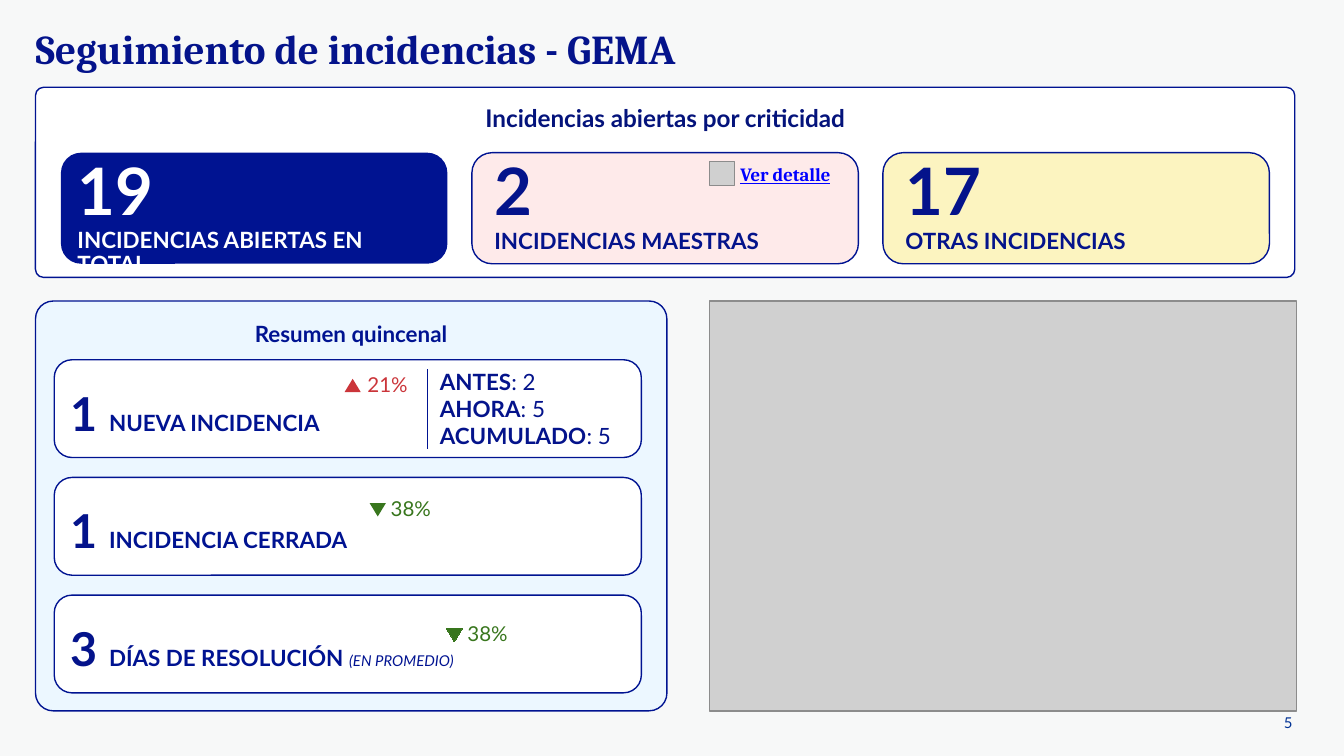
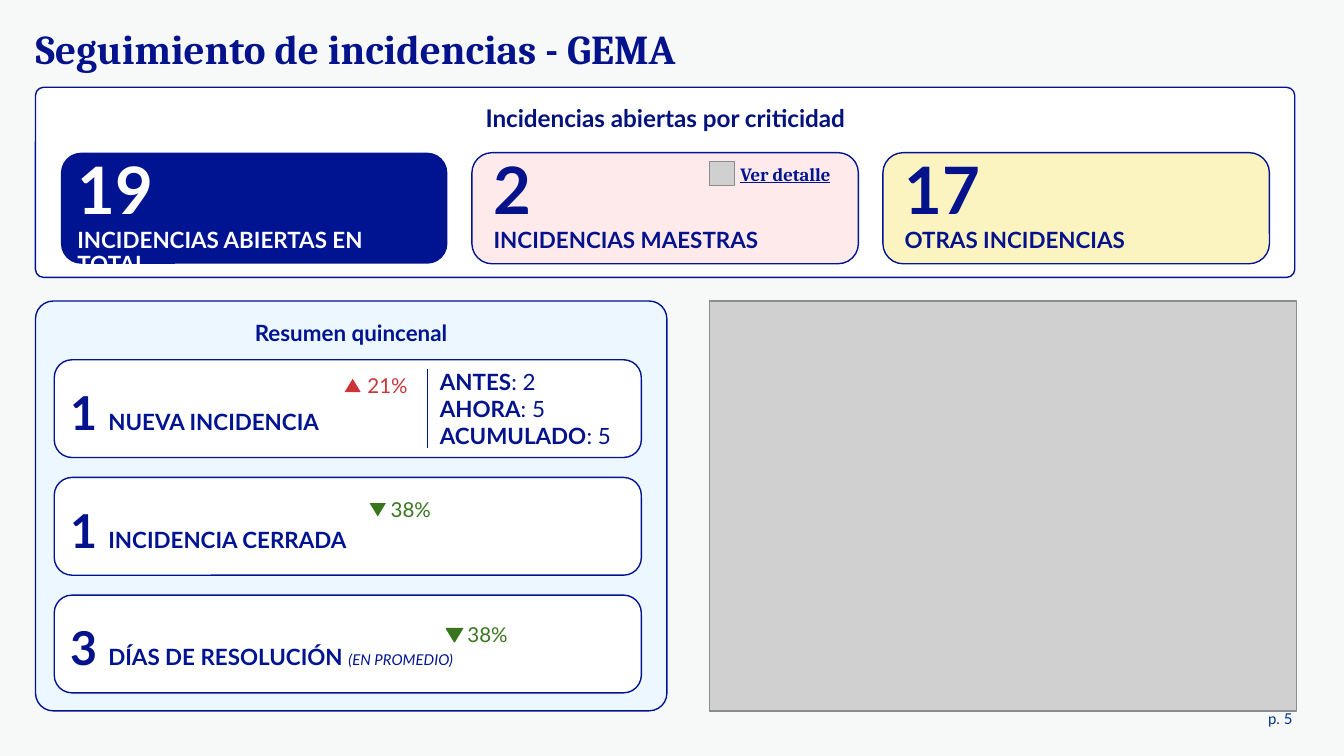
Before and after one commit to felixdelbarrio/bug-resolution-radar, a slide deck: slide 5 of src/bug_resolution_radar/reports/templates/Seguimiento de incidencias del periodo.pptx. Drawn at 1344x756 pixels with LibreOffice and Linux fonts; fonts in the diff are those of the drawing; grey boxes stand for pictures. Boxes give left, top, right and bottom in pixels: in the first picture for what was removed or moved away, otherwise in the second. Text is boxed around its words. In the diff, an @@ line names an element or a change of style, - is before the commit and + after.

```diff
--- a/src/bug_resolution_radar/reports/templates/Seguimiento de incidencias del periodo.pptx
+++ b/src/bug_resolution_radar/reports/templates/Seguimiento de incidencias del periodo.pptx
@@ fill none to #FFFFFF; outline none to #001391 0.75 pt in 3 elements at (54, 595, 641, 694), (54, 360, 641, 458), (35, 87, 1294, 277) @@
@@ rounded rectangle "Incidencias abiertas por criticidad": place and size @@
-rounded rectangle "Incidencias abiertas por criticidad" at (485, 109, 845, 131)
+rounded rectangle "Incidencias abiertas por criticidad" at (35, 87, 1294, 277)
@@ rounded rectangle removed at (35, 87, 1294, 277) @@
@@ rounded rectangle "2 INCIDENCIAS MAESTRAS": place and size @@
-rounded rectangle "2 INCIDENCIAS MAESTRAS" at (494, 167, 758, 249)
+rounded rectangle "2 INCIDENCIAS MAESTRAS" at (472, 153, 859, 265)
@@ rounded rectangle "2 INCIDENCIAS MAESTRAS" at (472, 153, 859, 265): fill none to #FDB7B7 at 28% opacity; outline none to #001391 0.75 pt @@
@@ rounded rectangle removed at (472, 153, 859, 265) @@
@@ text "Ver detalle" at (740, 168, 831, 183): text colour #0000FF to #001391 @@
@@ rounded rectangle "17 OTRAS INCIDENCIAS": place and size @@
-rounded rectangle "17 OTRAS INCIDENCIAS" at (905, 167, 1126, 249)
+rounded rectangle "17 OTRAS INCIDENCIAS" at (883, 153, 1270, 265)
@@ rounded rectangle "17 OTRAS INCIDENCIAS" at (883, 153, 1270, 265): fill none to #F9E876 at 46% opacity; outline none to #001391 0.75 pt @@
@@ rounded rectangle "Resumen quincenal": place and size @@
-rounded rectangle "Resumen quincenal" at (255, 325, 448, 346)
+rounded rectangle "Resumen quincenal" at (35, 301, 667, 711)
@@ rounded rectangle "Resumen quincenal" at (35, 301, 667, 711): fill none to #ECF7FF; outline none to #001391 0.75 pt @@
@@ rounded rectangle removed at (35, 301, 667, 711) @@
@@ rounded rectangle "1 NUEVA INCIDENCIA": place and size @@
-rounded rectangle "1 NUEVA INCIDENCIA" at (71, 397, 319, 431)
+rounded rectangle "1 NUEVA INCIDENCIA" at (54, 360, 641, 458)
@@ rounded rectangle removed at (54, 360, 641, 458) @@
@@ rounded rectangle "3 DÍAS DE RESOLUCIÓN (EN ...": place and size @@
-rounded rectangle "3 DÍAS DE RESOLUCIÓN (EN ..." at (71, 632, 454, 668)
+rounded rectangle "3 DÍAS DE RESOLUCIÓN (EN ..." at (54, 595, 641, 694)
@@ rounded rectangle removed at (54, 595, 641, 694) @@
@@ page number added at (1268, 710, 1293, 727), 8 pt, text #003194 @@
+p. 5
@@ page number removed at (1284, 717, 1293, 728) @@
-5
```
Also in this commit, not shown: 6 other slides changed.
